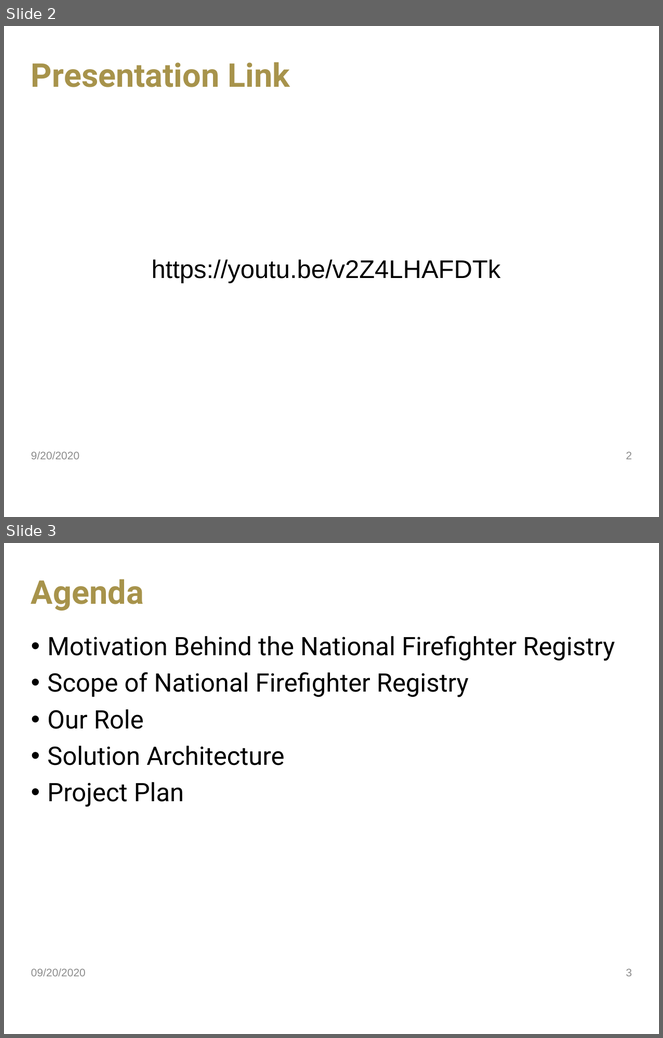
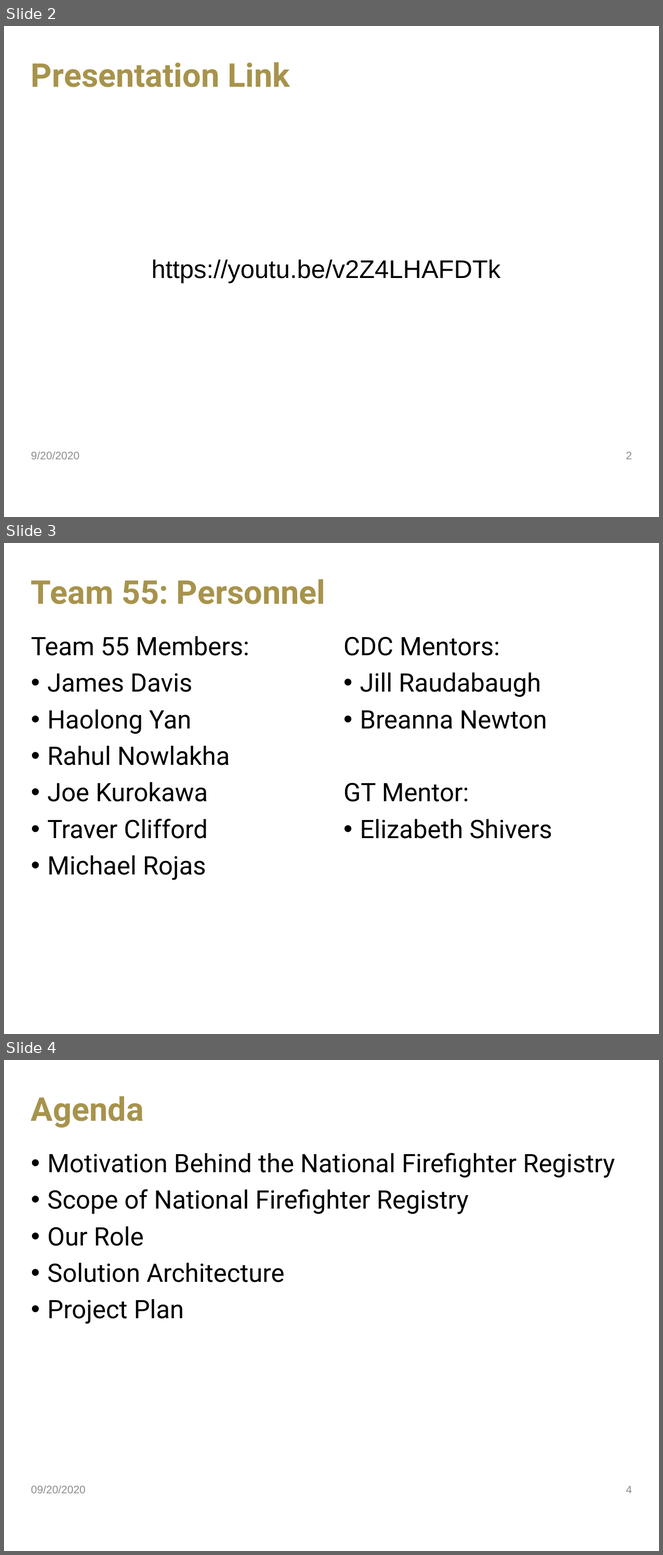
Before and after one commit to jdavis470/National-Firefighter-Registry, a slide deck: Team 55 Project Plan.pptx. Shown one above the other, each under a label of ours: slides 2 and 3 before the commit, slides 2, 3 and 4 after it. The pictures are 663x1038 and 663x1555 pixels, drawn with LibreOffice and Linux fonts; fonts in the diff are those of the drawing; background and template pictures are left out. Boxes give left, top, right and bottom in pixels: in the first picture for what was removed or moved away, otherwise in the second. Text is boxed around its words. In the diff, an @@ line names an element or a change of style, - is before the commit and + after.

Commit message:
Added personnel to the presentation

```diff
--- a/Team 55 Project Plan.pptx
+++ b/Team 55 Project Plan.pptx
@@ slide 3 added at box(4, 543, 659, 1034), background picture (left out) @@
@@ title added at box(31, 579, 326, 604), 36 pt, text #A7934B, bold @@
+Team 55: Personnel
@@ text added at box(31, 636, 249, 880), 28 pt, text #000000 @@
+Team 55 Members:
+• James Davis
+• Haolong Yan
+• Rahul Nowlakha
+• Joe Kurokawa
+• Traver Clifford
+• Michael Rojas
@@ text added at box(344, 637, 553, 839), 28 pt, text #000000 @@
+CDC Mentors:
+• Jill Raudabaugh
+• Breanna Newton
+GT Mentor:
+• Elizabeth Shivers
@@ what was slide 3 is now slide 4 @@
@@ page number at box(626, 1486, 632, 1494): text changed @@
-3
+4
```
Also in this commit, not shown: 1 other file.
